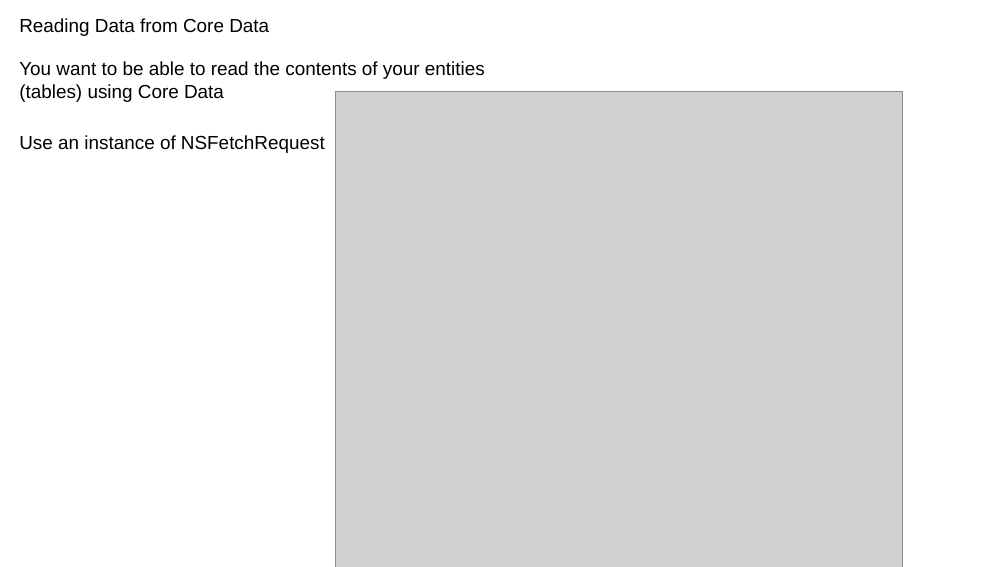
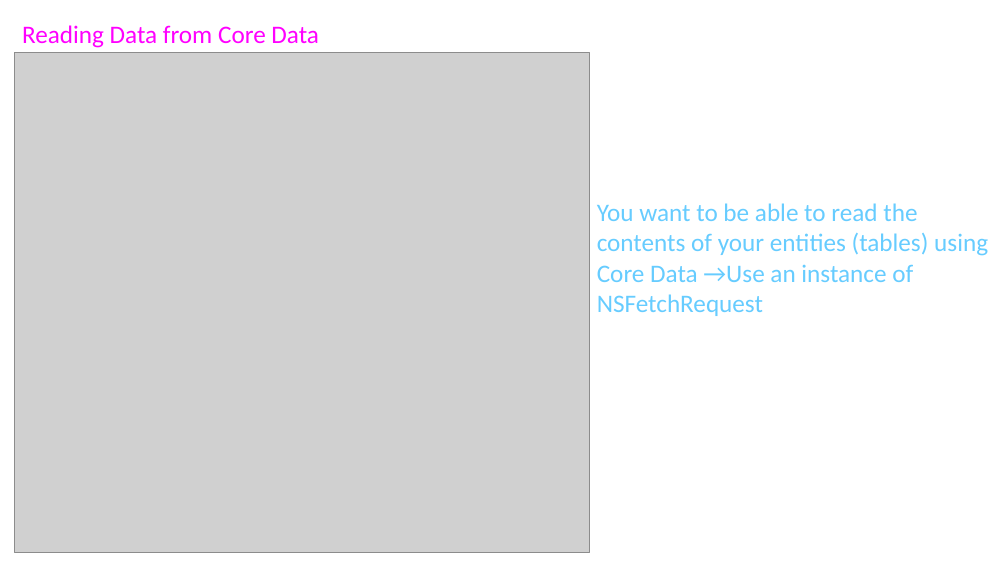
Before and after one commit to aminhngn/Course_Mobile_IOS, a slide deck: slide 39 of course/IOS_Module_03_core_data.pptx (slide 29 before the commit). Drawn at 1008x567 pixels with LibreOffice and Linux fonts; fonts in the diff are those of the drawing; grey boxes stand for pictures. Boxes give left, top, right and bottom in pixels: in the first picture for what was removed or moved away, otherwise in the second. Text is boxed around its words. In the diff, an @@ line names an element or a change of style, - is before the commit and + after.

```diff
--- a/course/IOS_Module_03_core_data.pptx
+++ b/course/IOS_Module_03_core_data.pptx
@@ text "Reading Data from Core Data" at (22,25,319,48): size 18 to 24 pt, font Arial to Calibri, text colour #000000 to #FF00FF @@
@@ picture: place and size @@
-picture at (336,91,902,567)
+picture at (14,53,589,553)
@@ text removed at (19,135,325,153) @@
-Use an instance of NSFetchRequest
@@ text at (597,203,988,316): text changed; size 18 to 24 pt; font Arial to Calibri; text colour #000000 to #66CCFF @@
-You want to be able to read the contents of your entities (tables) using Core Data
+You want to be able to read the contents of your entities (tables) using Core Data →Use an instance of NSFetchRequest
```
Also in this commit, not shown: 16 other slides changed, 28 slides added, 10 slides removed, 3 other files.
